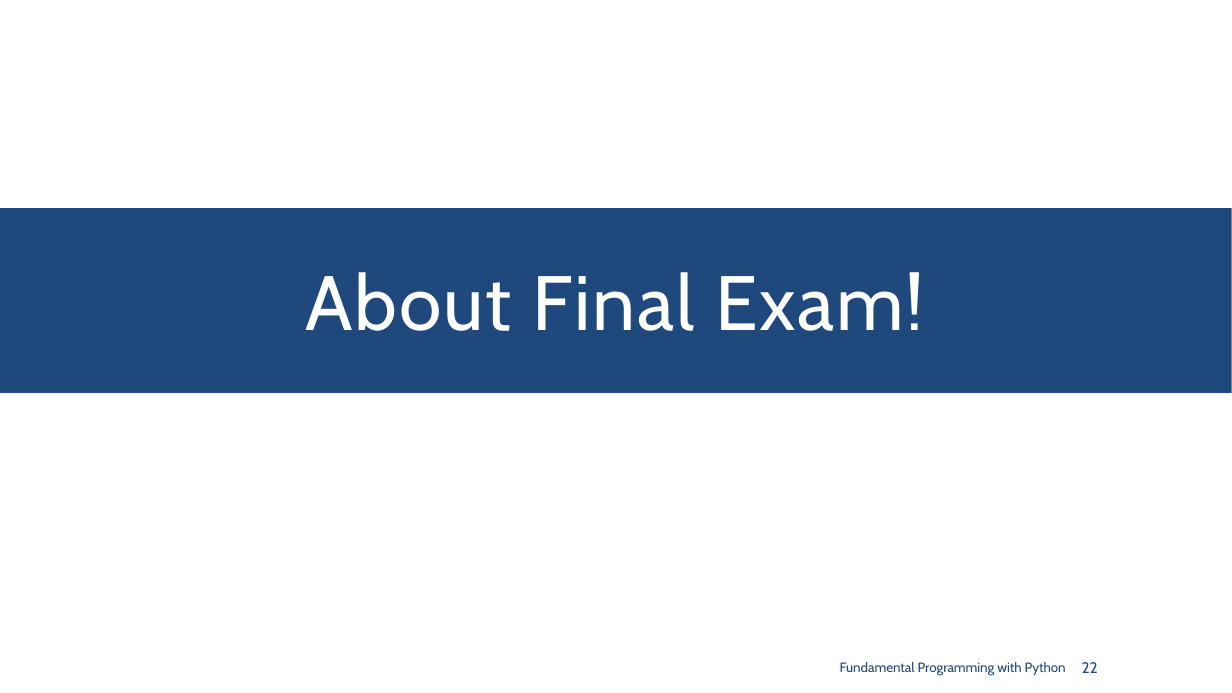
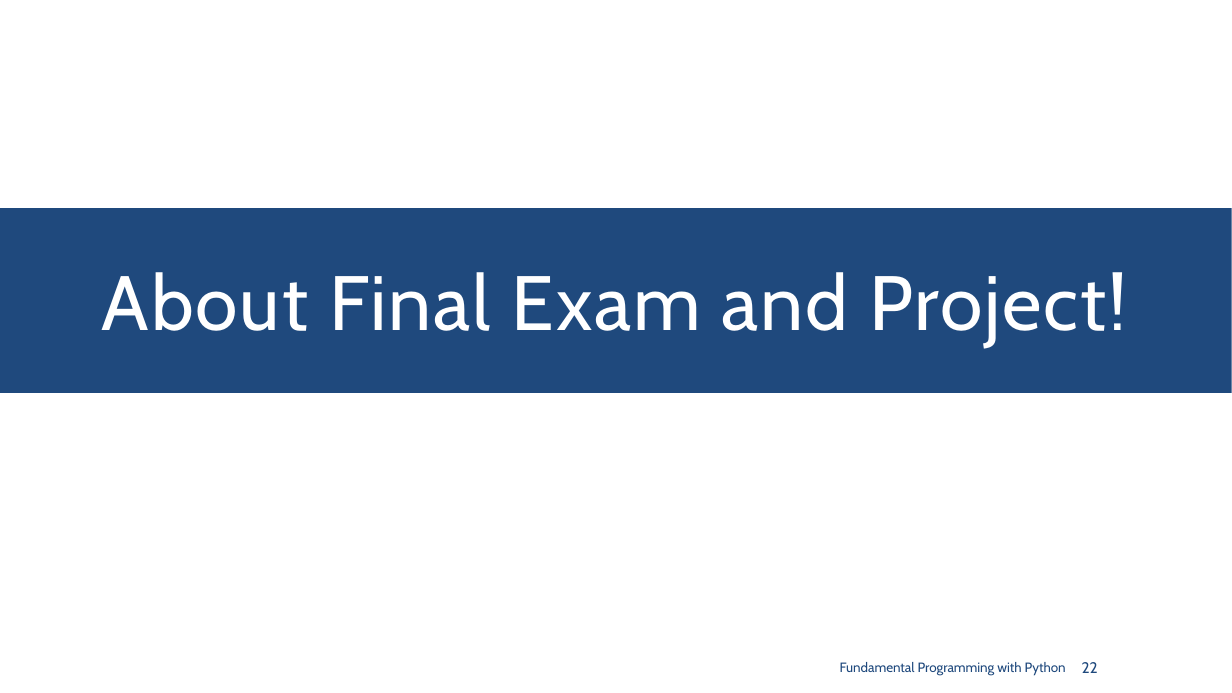
Before and after one commit to SharifPythonSpace/Course1401, a slide deck: slide 22 of Slide/13- What is Object-oriented Programming.pptx. Drawn at 1232x693 pixels with LibreOffice and Linux fonts; fonts in the diff are those of the drawing. Boxes give left, top, right and bottom in pixels: in the first picture for what was removed or moved away, otherwise in the second. Text is boxed around its words. In the diff, an @@ line names an element or a change of style, - is before the commit and + after.

```diff
--- a/Slide/13- What is Object-oriented Programming.pptx
+++ b/Slide/13- What is Object-oriented Programming.pptx
@@ title at (102, 272, 1127, 347): text changed @@
-About Final Exam!
+About Final Exam and Project!
```
Also in this commit, not shown: 2 other slides changed, 1 slide added.
